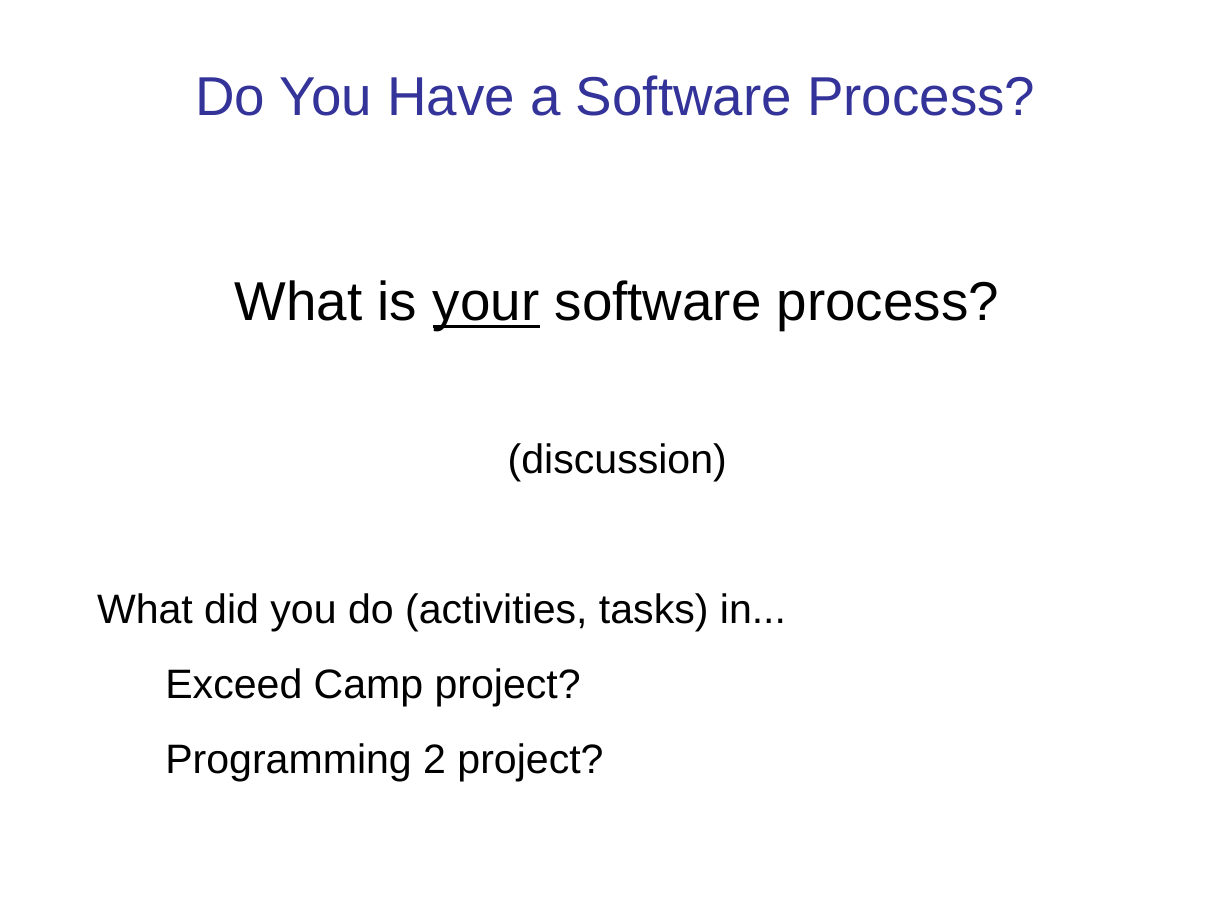
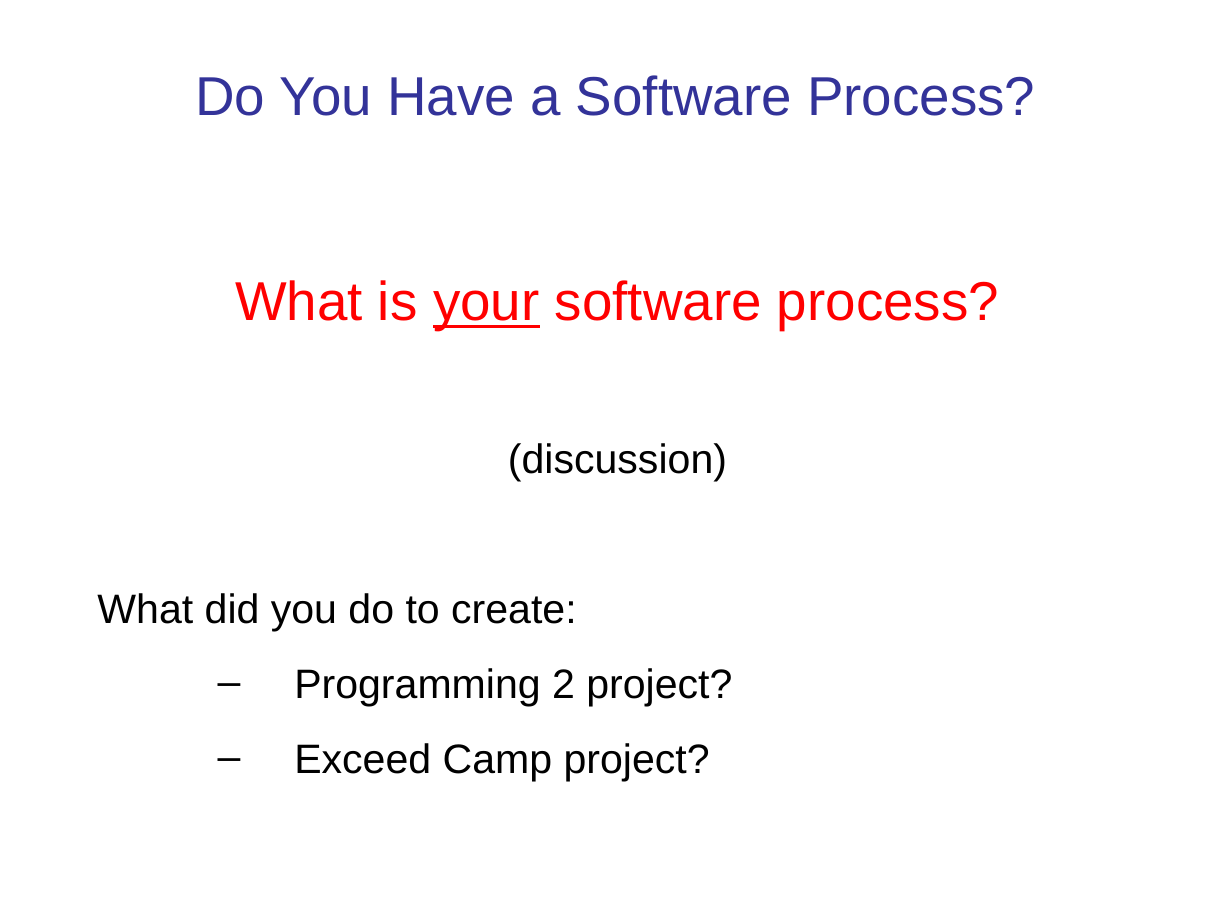
Before and after one commit to cpske/ISP, a slide deck: slide 7 of software-process/Introduction-software-process.ppt (slide 14 before the commit). Drawn at 1232x924 pixels with LibreOffice and Linux fonts; fonts in the diff are those of the drawing. Boxes give left, top, right and bottom in pixels: in the first picture for what was removed or moved away, otherwise in the second. Text is boxed around its words. In the diff, an @@ line names an element or a change of style, - is before the commit and + after.

Commit message:
work on software process intro

```diff
--- a/software-process/Introduction-software-process.ppt
+++ b/software-process/Introduction-software-process.ppt
@@ text at [235, 280, 999, 781]: text colour #000000 to #FF0000 in "What is your software process?"; bullet none to –; list level 1 to 2 in "Exceed Camp project?" @@
@@ text at [97, 593, 732, 706]: text changed @@
-What did you do (activities, tasks) in...
+What did you do to create:
+  – Programming 2 project?
@@ text at [165, 743, 603, 781]: paragraph removed @@
-Programming 2 project?
```
Also in this commit, not shown: 10 other slides changed, 9 slides added, 2 slides removed, 5 other files.
